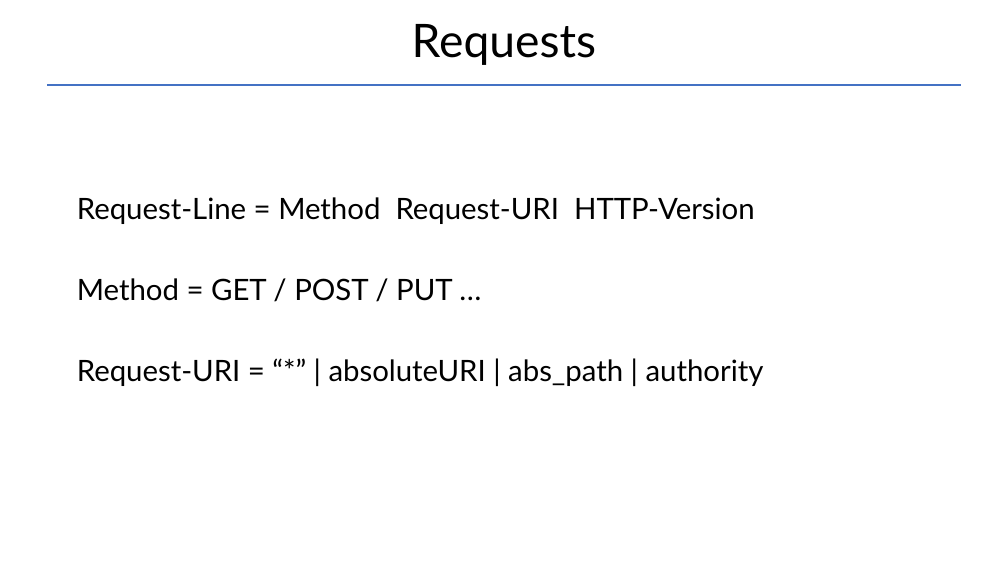
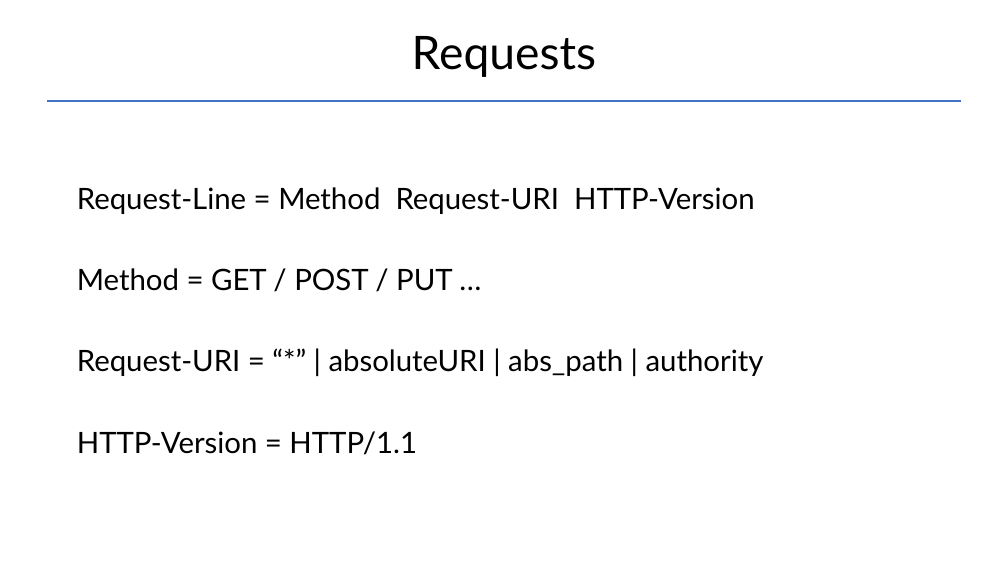
Before and after one commit to Garnik94/Levelup_presentations, a slide deck: slide 10 of Http/Http_presentation.pptx. Drawn at 1008x567 pixels with LibreOffice and Linux fonts; fonts in the diff are those of the drawing. Boxes give left, top, right and bottom in pixels: in the first picture for what was removed or moved away, otherwise in the second. Text is boxed around its words. In the diff, an @@ line names an element or a change of style, - is before the commit and + after.

```diff
--- a/Http/Http_presentation.pptx
+++ b/Http/Http_presentation.pptx
@@ title "Requests" moved from (x1=412, y1=24, x2=596, y2=65) to (x1=412, y1=36, x2=596, y2=77) @@
@@ line moved from (47, 85) - (961, 85) to (47, 101) - (961, 101) @@
@@ text "Request-Line = Method Request-URI HTTP-Version" moved from (x1=77, y1=197, x2=764, y2=386) to (x1=77, y1=187, x2=764, y2=455) @@
@@ text at (x1=77, y1=431, x2=417, y2=455): paragraph added @@
+HTTP-Version = HTTP/1.1
```
Also in this commit, not shown: 4 other slides changed, 1 other file.
